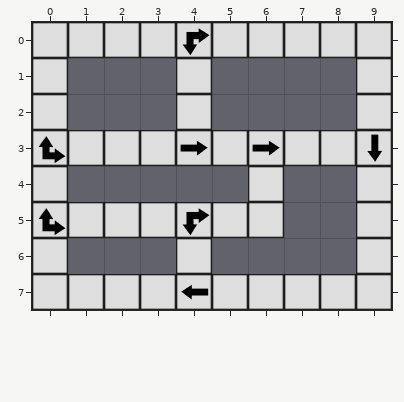
Level history. Tiled map (JSON): client/static/assets/tilemaps/board.json. The first picture shows the starting point.
Cells are 128x128 px. Shown: x 0..9, y 0..7.
The same view after the edit:
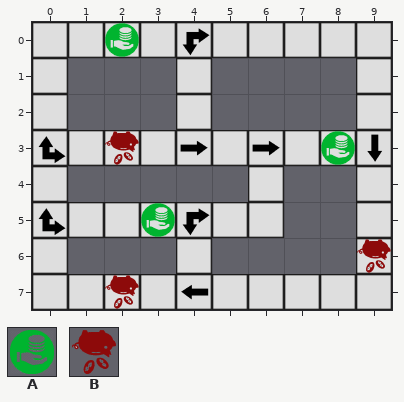
Key: from "tiles": A 10, B 11.
_ is an empty cell.
Tiles of an added or newly shown layer are drawn over the layers below it.
The commit says: added example tile types
Change:
Layer "type" (added):
The author put tile A in row 0 at x 2; in row 3 at x 8; in row 5 at x 3.
The author put tile B in row 3 at x 2; in row 6 at x 9; in row 7 at x 2.
Where, in picture pixels (left, top, right, bottom), the same in both pictures:
added: (105, 23, 139, 57)
added: (105, 131, 139, 165)
added: (321, 131, 355, 165)
added: (141, 203, 175, 237)
added: (357, 239, 391, 273)
added: (105, 275, 139, 309)
